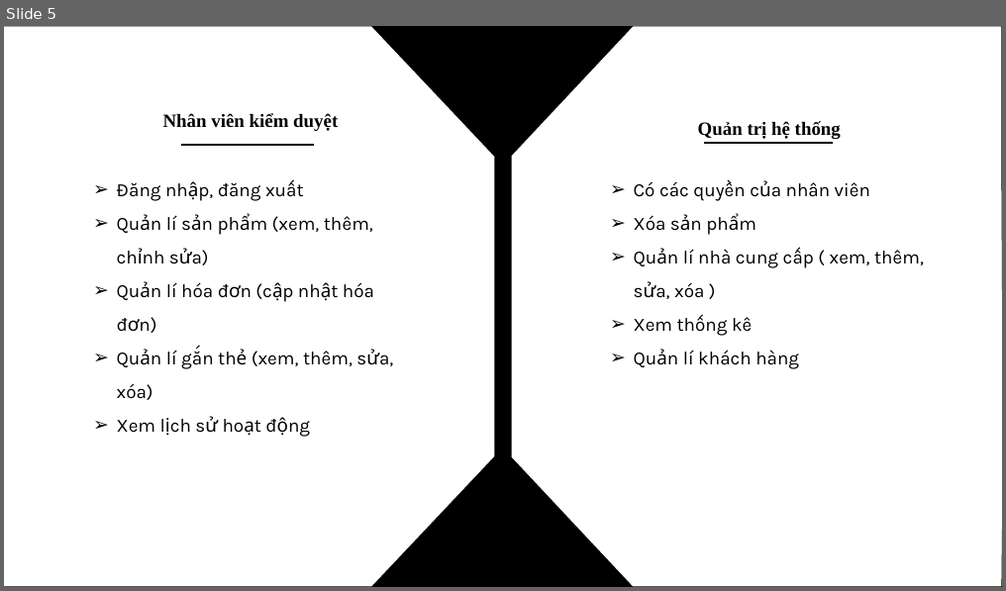
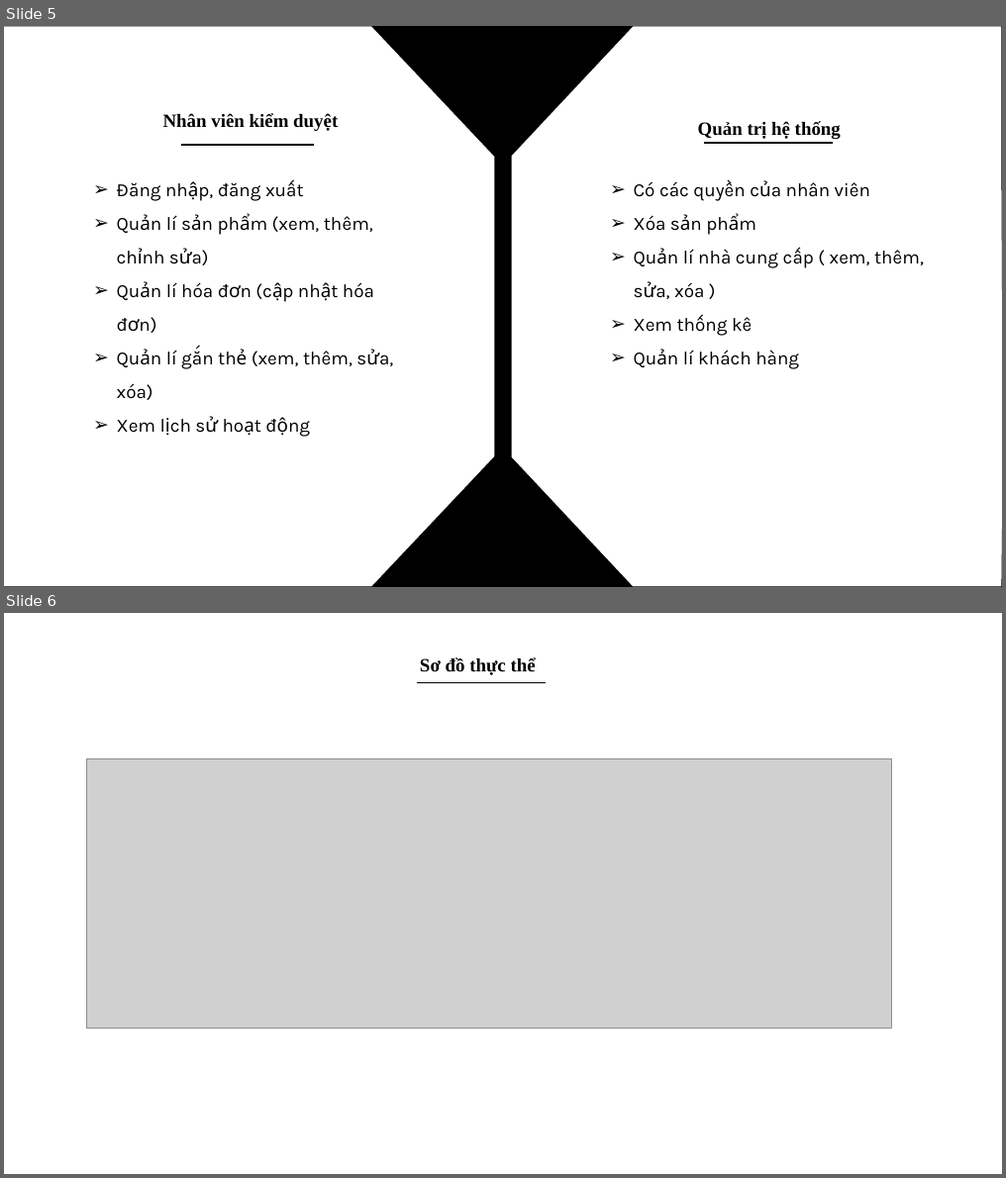
Before and after one commit to hydra029/J2School, a slide deck: document/Đồ án nhóm 31.pptx. Shown one above the other, each under a label of ours: slide 5 before the commit, slides 5 and 6 after it. The pictures are 1006x591 and 1006x1178 pixels, drawn with LibreOffice and Linux fonts; fonts in the diff are those of the drawing; grey boxes stand for pictures. Boxes give left, top, right and bottom in pixels: in the first picture for what was removed or moved away, otherwise in the second. Text is boxed around its words. In the diff, an @@ line names an element or a change of style, - is before the commit and + after.

```diff
--- a/document/Đồ án nhóm 31.pptx
+++ b/document/Đồ án nhóm 31.pptx
@@ slide 6 added at box(4, 613, 1002, 1174), background #FFFFFF @@
@@ text added at box(420, 658, 536, 675), 18 pt, text #000000, bold @@
+    Sơ đồ thực thể
@@ line added from (417, 682) to (546, 682), #000000 1.5 pt @@
@@ picture added at box(86, 759, 891, 1029) @@
```
Also in this commit, not shown: 1 other slide added, 9 other files.
